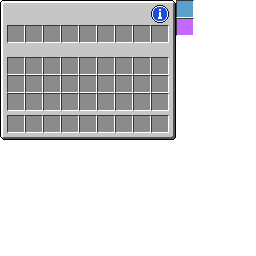
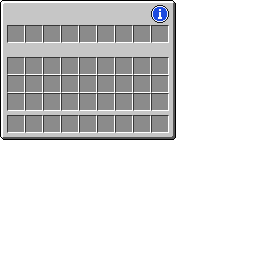
Revision of a layered 256 × 256 image; what changed, layer by layer:
painted on "Slots" over bbox(176, 0, 194, 36)
